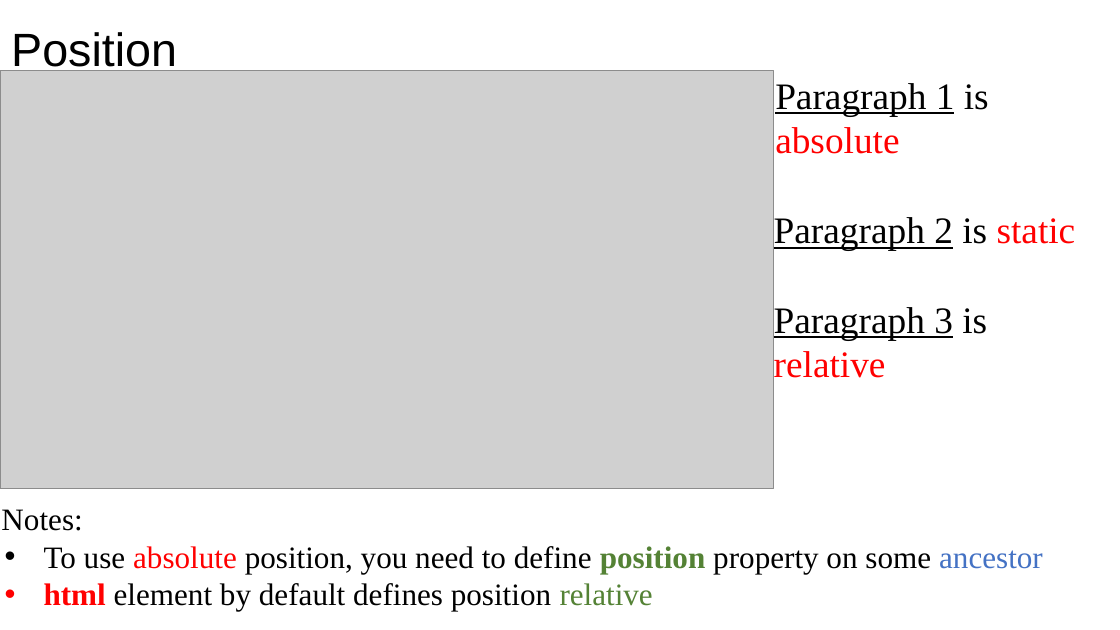
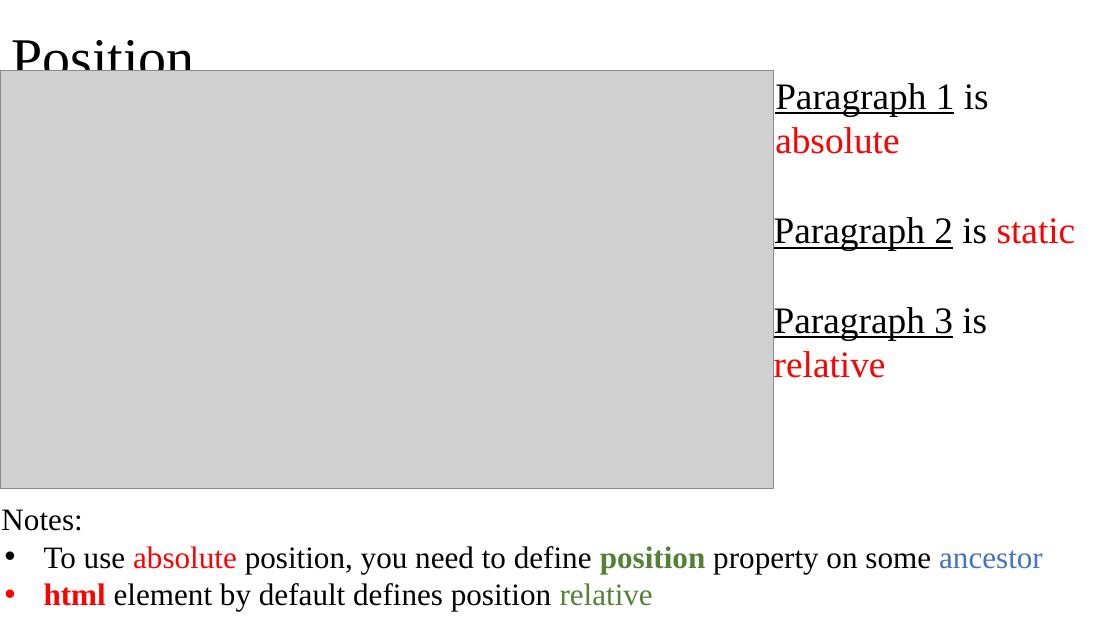
Before and after one commit to manglayev/nu-courses-material, a slide deck: slide 12 of CSCI-111/week-4/week-4-lecture.pptx. Drawn at 1120x630 pixels with LibreOffice and Linux fonts; fonts in the diff are those of the drawing; grey boxes stand for pictures. Boxes give left, top, right and bottom in pixels: in the first picture for what was removed or moved away, otherwise in the second. Text is boxed around its words. In the diff, an @@ line names an element or a change of style, - is before the commit and + after.

```diff
--- a/CSCI-111/week-4/week-4-lecture.pptx
+++ b/CSCI-111/week-4/week-4-lecture.pptx
@@ title "Position" at (11,40,194,87): size 30 to 36 pt, font Arial to Times New Roman @@
```
Also in this commit, not shown: 1 other slide changed, 11 other files.
